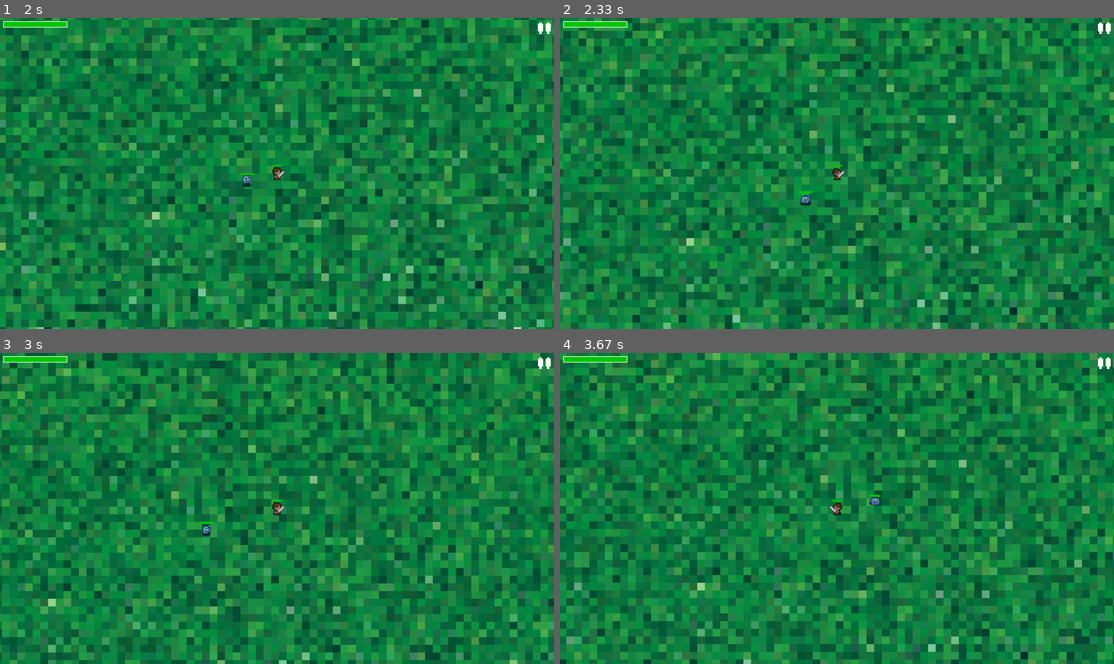
Above: before the commit, frames 1-4 (two rows, left to right).
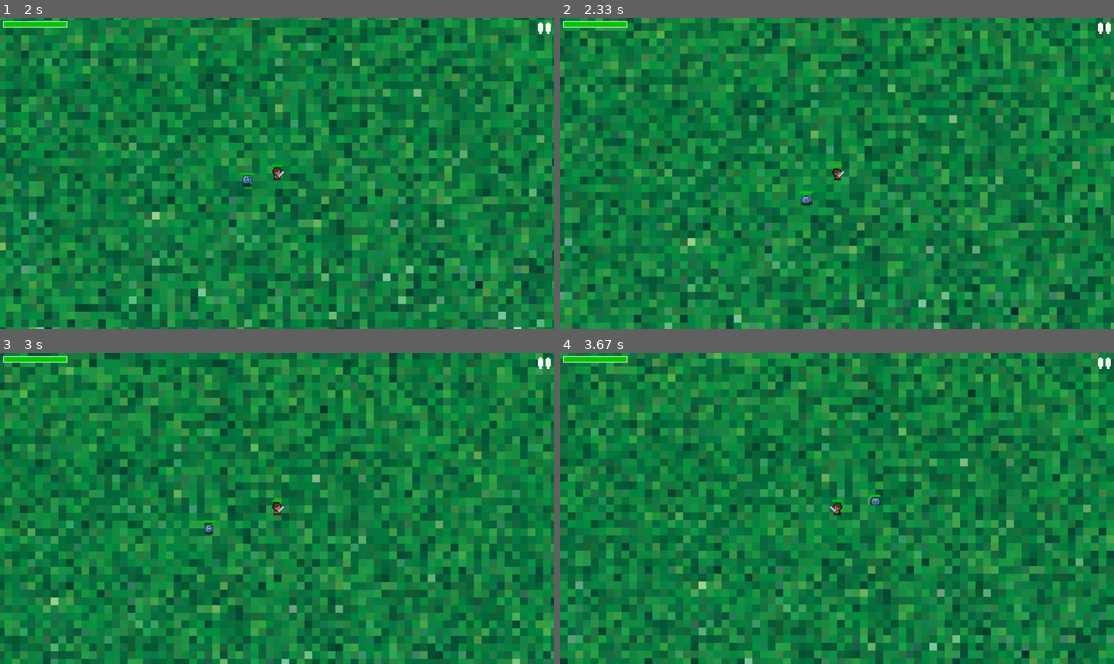
Above: after the commit, the same moments.

Repository: Mafia3641/PyGame
Game: pygame game, started from Scripts/main.py
Two runs of this game, one before a commit and one after it. Both use one fixed random seed, a clock stepped at 60 frames per second and the inputs below.
Inputs (mouse positions are in pixels of both pictures, inside the frame that each line leads up to):
- Up to frame 1 (2 s): click (277, 173) at 0.38 s; click (254, 189) at 0.72 s; click (542, 27) at 1.05 s; click (277, 201) at 1.38 s; hold D from 1.67 s (still down)
- Up to frame 2 (2.33 s): release D at 2.13 s; hold W from 2.17 s (still down)
- Up to frame 3 (3 s): release W at 2.47 s; hold D 2.5-2.97 s
- Up to frame 4 (3.67 s): hold A 3-3.53 s; hold S from 3.57 s (still down)

Frame 1 is identical in both runs. In frame 2, 6.4% of the frame differs, in the area x 0-100%, y 0-100%; in frame 3, 20%; in frame 4, 12%.

Commit message:
edited player movement

Diff:
--- a/Scripts/player.py
+++ b/Scripts/player.py
@@ -185,7 +185,7 @@
 		else:
 			self.current_animation = self.idle_sprites
 			self.animation_speed = 0.5  # Медленная анимация при покое
-			self.velocity *= 0.8 # Apply friction/damping
+			self.velocity *= 0.6 # Apply friction/damping
 			if self.velocity.length_squared() < 1: # Stop if velocity is very small
 				self.velocity = Vector2(0, 0)
 
